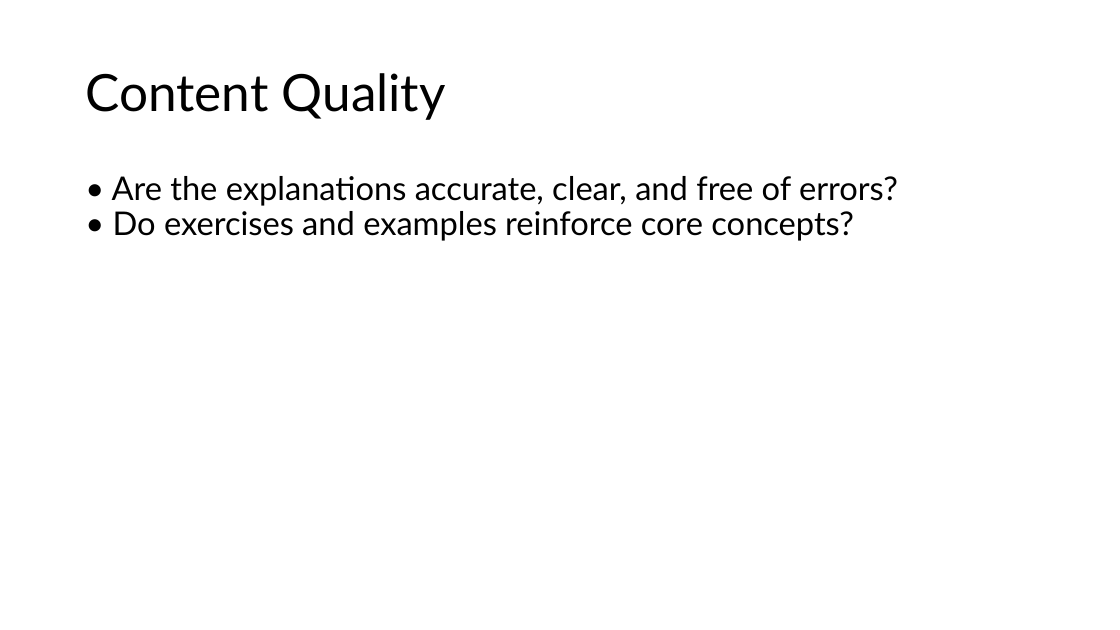
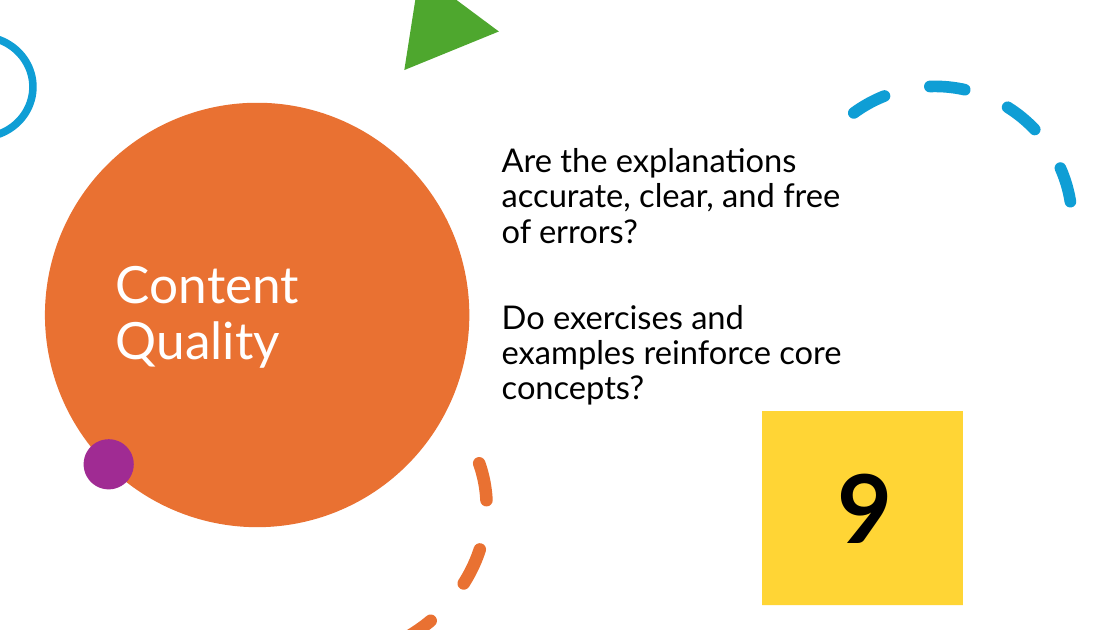
Before and after one commit to ElliotCookie/A-Beginners-Guide-to-Python, a slide deck: slide 6 of 0.0 - Infrastructure around coding - VS Code/1.0 - Learn Python.Org review.pptx. Drawn at 1120x630 pixels with LibreOffice and Linux fonts; fonts in the diff are those of the drawing. Boxes give left, top, right and bottom in pixels: in the first picture for what was removed or moved away, otherwise in the second. Text is boxed around its words. In the diff, an @@ line names an element or a change of style, - is before the commit and + after.

```diff
--- a/0.0 - Infrastructure around coding - VS Code/1.0 - Learn Python.Org review.pptx
+++ b/0.0 - Infrastructure around coding - VS Code/1.0 - Learn Python.Org review.pptx
@@ triangle added at <box>373,0,500,71</box>, fill #4EA72E @@
@@ ellipse added at <box>0,36,33,137</box>, outline #0F9ED5 6.5 pt @@
@@ arc (boxed as its full ellipse) added at <box>748,36,1120,411</box>, outline #0F9ED5 10 pt dashed @@
@@ ellipse added at <box>45,103,469,527</box>, fill #E97132 @@
@@ title "Content Quality": place and size @@
-title "Content Quality" at <box>85,73,446,120</box>
+title "Content Quality" at <box>116,266,299,368</box>
@@ title "Content Quality" at <box>116,266,299,368</box>: text colour #000000 to #FFFFFF @@
@@ text at <box>502,148,841,405</box>: text changed @@
-• Are the explanations accurate, clear, and free of errors?
-• Do exercises and examples reinforce core concepts?
+Are the explanations accurate, clear, and free of errors?
+Do exercises and examples reinforce core concepts?
@@ arc (boxed as its full ellipse) added at <box>134,329,527,630</box>, outline #E97132 10.75 pt dashed @@
@@ rectangle added at <box>762,411,963,605</box>, fill #FFD535 @@
@@ ellipse added at <box>84,439,134,490</box>, fill #A02B93 @@
@@ text added at <box>837,473,892,543</box>, 81.4 pt, text #000000, bold @@
+9
```
Also in this commit, not shown: 12 other slides changed, 3 slides added, 1 slide removed, 1 other file.
